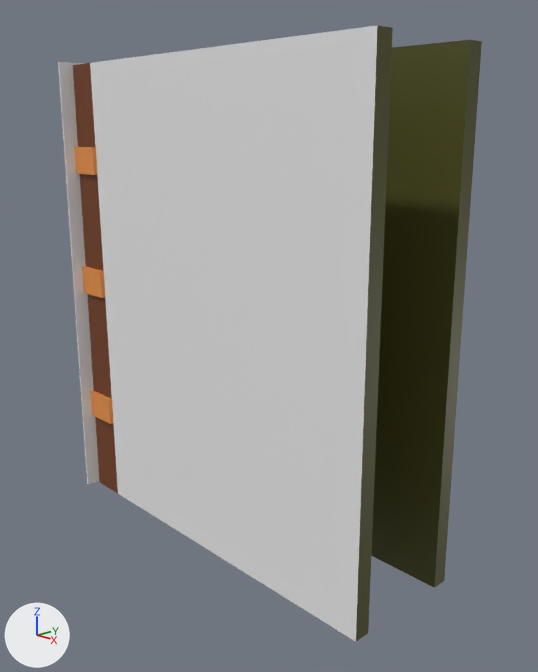
The Blender file BlenderSource/Study_Room/Magic_Book_Pages.blend: old version first, new version second.
Camera for both pictures: a camera (50 mm lens) standing at (5.23, -4.52, 3.82) and looking at (0.29, 0.12, 1.99). The axes (+X, +Y, +Z) are drawn at lower left. The lights are the same throughout. The picture after the commit comes second.
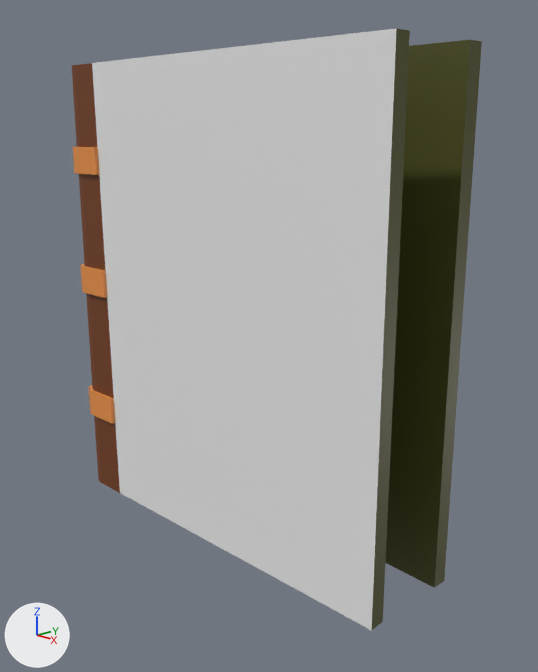
ob_cover_front_pivot is not drawn itself; it is the parent of ob_cube_001.

Boxes [x1, y1, x2, y2] around the edits, measured in the pictures (538 x 672 px):
'Cube.001', moved, turned
    before: [73, 25, 393, 642]
    after: [72, 28, 410, 631]
'Cube.002', hidden
    before: [58, 62, 99, 484]

The change, as a list of edits to the scene's bpy script:
```text
Change ob_cover_front_pivot:
    ob_cover_front_pivot.location: (-1.897, -0.571, 2.34) -> (-1.841, -0.566, 2.34)
    ob_cover_front_pivot.rotation_euler: (0.0, 0.0, 0.0) -> (0.0, 0.0, 0.0505)  # degrees (0, 0, 0) -> degrees (0, 0, 2.9)
Change ob_cube_001:
    ob_cube_001.location: (-1.897, -0.571, 2.34) -> (-1.954, -0.575, 2.34)
Change ob_cube_002:
    add ob_cube_002.hide_render = True
```
